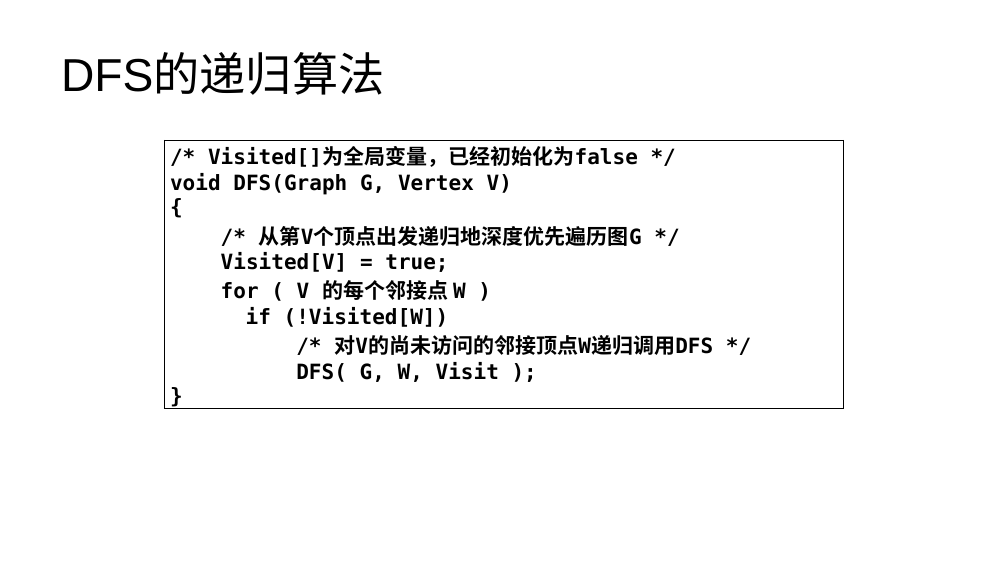
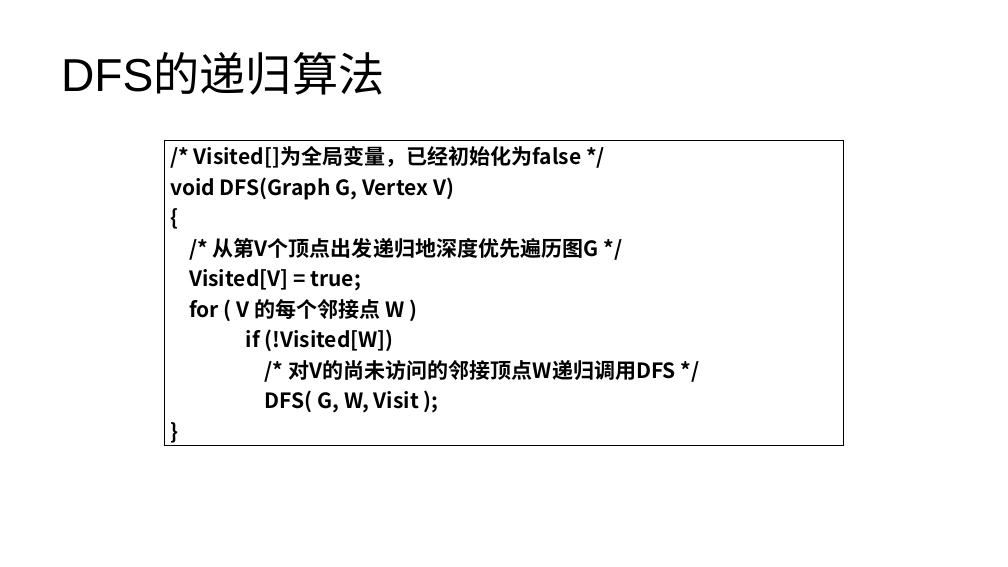
Before and after one commit to lezhang-thu/data-structure, a slide deck: slide 15 of 图/2022秋季-数据结构-第6章-图a.pptx. Drawn at 1008x567 pixels with LibreOffice and Linux fonts; fonts in the diff are those of the drawing. Boxes give left, top, right and bottom in pixels: in the first picture for what was removed or moved away, otherwise in the second. Text is boxed around its words. In the diff, an @@ line names an element or a change of style, - is before the commit and + after.

```diff
--- a/图/2022秋季-数据结构-第6章-图a.pptx
+++ b/图/2022秋季-数据结构-第6章-图a.pptx
@@ table at (164, 141, 843, 416) @@
@@ font DejaVu Sans Mono to Noto Sans CJK SC @@
```
Also in this commit, not shown: 1 other slide changed, 6 slides added, 7 other files.
